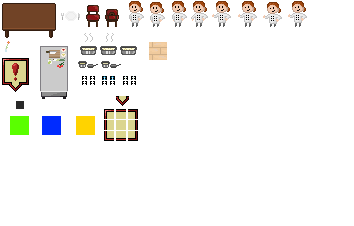
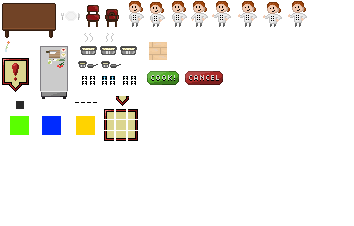
The second 354×226 image is a revision of the first. Changes to its layers:
added layer "cancel" above "cook!" over box(185, 71, 223, 85)
added layer "cook!" above "dialog box" over box(147, 71, 179, 85)
painted on "dialog box" over box(75, 102, 97, 103)
